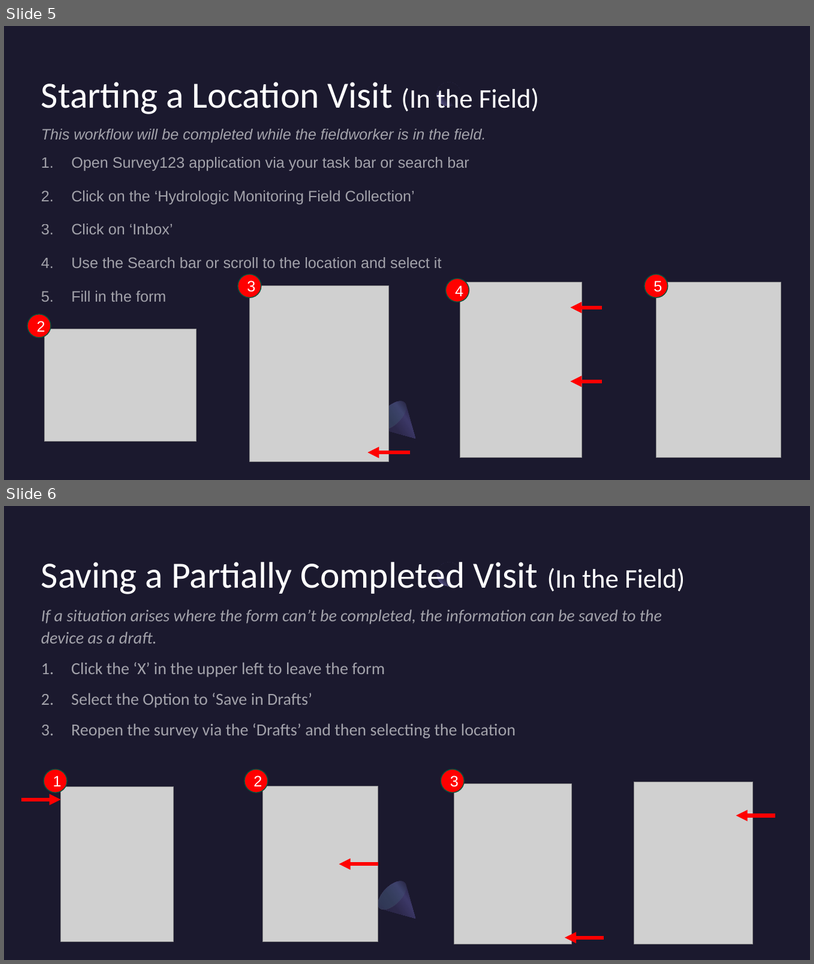
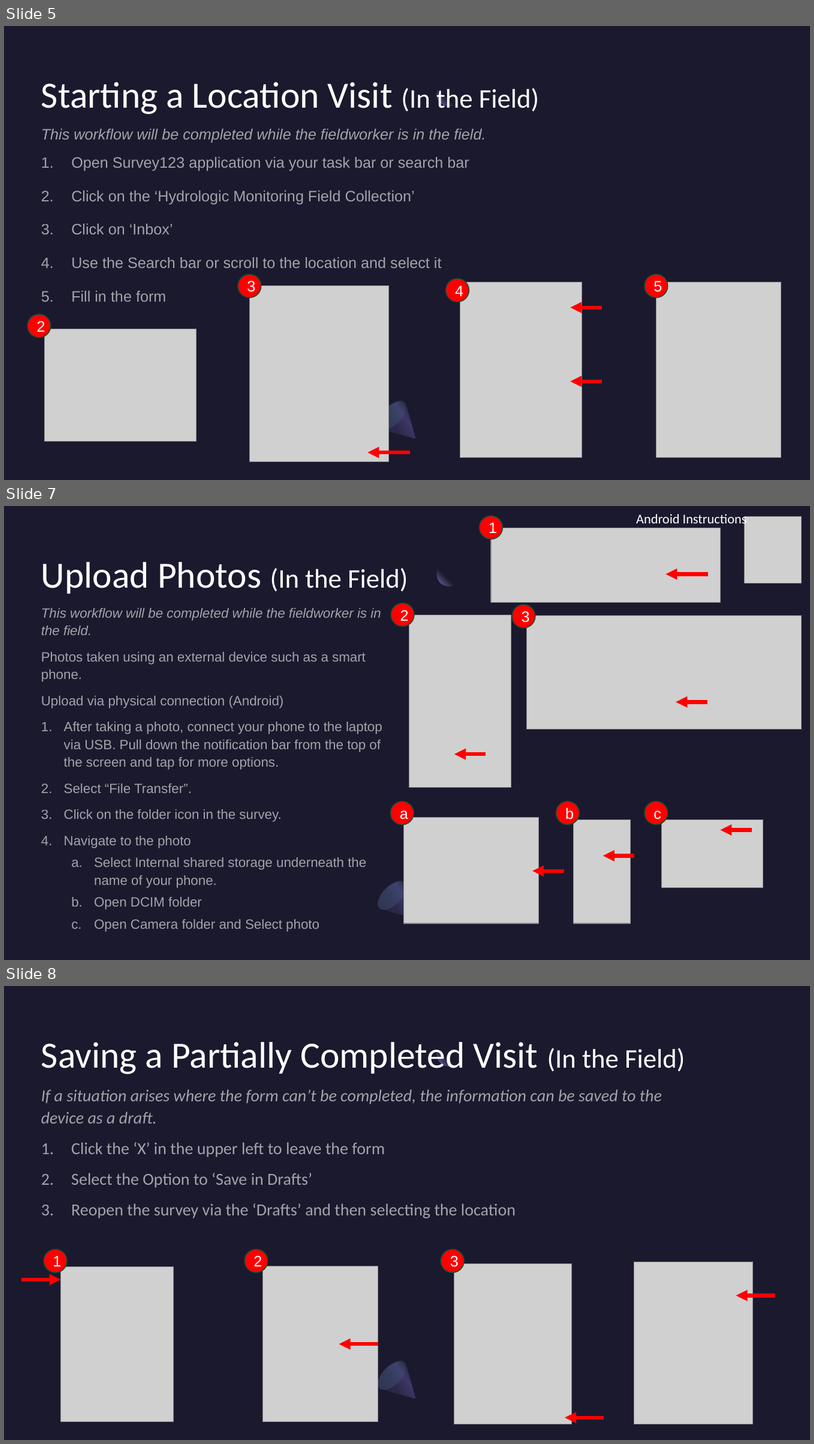
Before and after one commit to NWFWMD-IT/Hydrologic-Monitoring-Project, a slide deck: documents/user_guides/Hydrologic-Monitoring-Project-Fieldwork-Instructions.pptx. Shown one above the other, each under a label of ours: slides 5 and 6 before the commit, slides 5, 7 and 8 after it; the slides between them are not shown. The pictures are 814x964 and 814x1444 pixels, drawn with LibreOffice and Linux fonts; fonts in the diff are those of the drawing; grey boxes stand for pictures. Boxes give left, top, right and bottom in pixels: in the first picture for what was removed or moved away, otherwise in the second. Text is boxed around its words. In the diff, an @@ line names an element or a change of style, - is before the commit and + after.

Commit message:
Edit Android workflow

```diff
--- a/documents/user_guides/Hydrologic-Monitoring-Project-Fieldwork-Instructions.pptx
+++ b/documents/user_guides/Hydrologic-Monitoring-Project-Fieldwork-Instructions.pptx
@@ slide 7 added at <box>4,506,810,960</box>, background #1B192E; not listed: 3 template elements that a slide beside it also shows @@
@@ ellipse added at <box>479,516,503,539</box>, fill #FF0000, outline #08533C 1 pt, 18 pt, text #FFFFFF @@
+1
@@ text added at <box>636,514,747,527</box>, 16 pt, text #FFFFFF @@
+Android Instructions
@@ picture added at <box>745,516,802,583</box> @@
@@ picture added at <box>492,528,721,603</box> @@
@@ title added at <box>41,562,408,594</box>, 44 pt, text #FFFFFF @@
+Upload Photos (In the Field)
@@ arrow added from (709, 574) to (666, 574), #FF0000 4.5 pt @@
@@ text added at <box>41,608,383,931</box>, 16 pt, text #FFFFFF at 60% opacity @@
+This workflow will be completed while the fieldworker is in the field.
+Photos taken using an external device such as a smart phone.
+Upload via physical connection (Android)
+1. After taking a photo, connect your phone to the laptop via USB. Pull down the notification bar from the top of the screen and tap for more options.
+2. Select “File Transfer”.
+3. Click on the folder icon in the survey.
+4. Navigate to the photo
+  a. Select Internal shared storage underneath the name of your phone.
+  b. Open DCIM folder
+  c. Open Camera folder and Select photo
@@ ellipse added at <box>391,603,415,627</box>, fill #FF0000, outline #08533C 1 pt, 18 pt, text #FFFFFF @@
+2
@@ ellipse added at <box>512,604,536,628</box>, fill #FF0000, outline #08533C 1 pt, 18 pt, text #FFFFFF @@
+3
@@ picture added at <box>410,615,512,787</box> @@
@@ picture added at <box>527,615,802,729</box> @@
@@ arrow added from (708, 702) to (677, 702), #FF0000 4.5 pt @@
@@ arrow added from (486, 754) to (455, 754), #FF0000 4.5 pt @@
@@ ellipse added at <box>390,801,414,825</box>, fill #FF0000, outline #08533C 1 pt, 18 pt, text #FFFFFF @@
+a
@@ ellipse added at <box>557,801,580,825</box>, fill #FF0000, outline #08533C 1 pt, 18 pt, text #FFFFFF @@
+b
@@ ellipse added at <box>645,801,668,825</box>, fill #FF0000, outline #08533C 1 pt, 18 pt, text #FFFFFF @@
+c
@@ picture added at <box>404,817,539,923</box> @@
@@ picture added at <box>574,819,631,923</box> @@
@@ picture added at <box>662,819,764,887</box> @@
@@ arrow added from (752, 829) to (721, 829), #FF0000 4.5 pt @@
@@ arrow added from (635, 856) to (603, 856), #FF0000 4.5 pt @@
@@ arrow added from (564, 871) to (533, 871), #FF0000 4.5 pt @@
@@ what was slide 6 is now slide 8 @@
```
Also in this commit, not shown: 1 other slide added.
